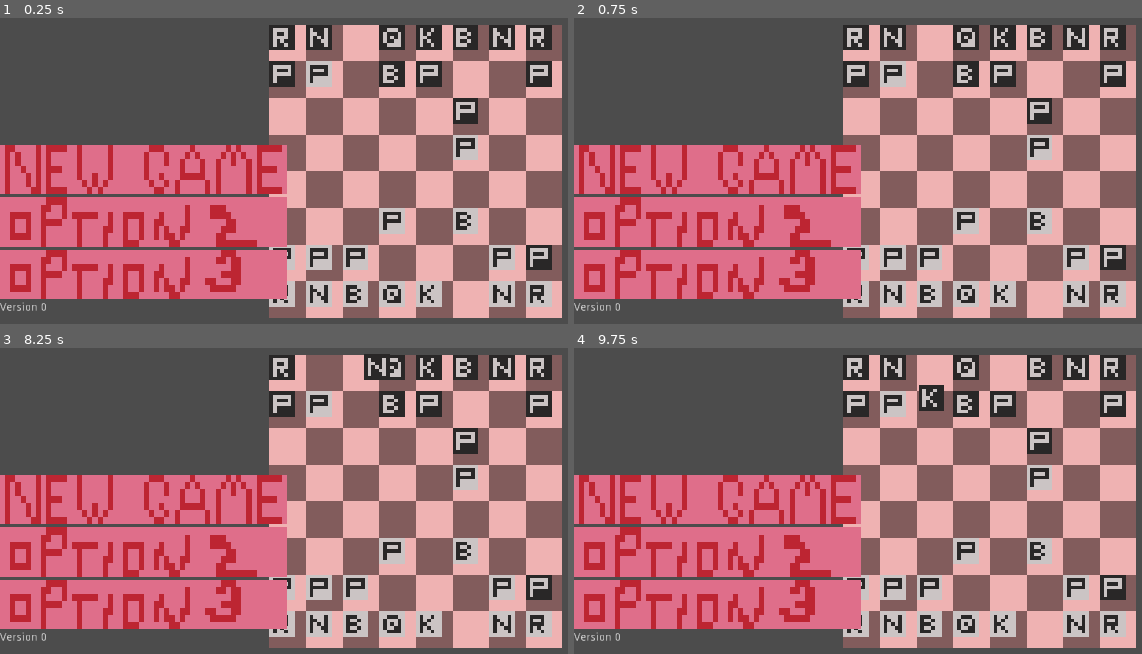
Above: before the commit, frames 1-4 (two rows, left to right).
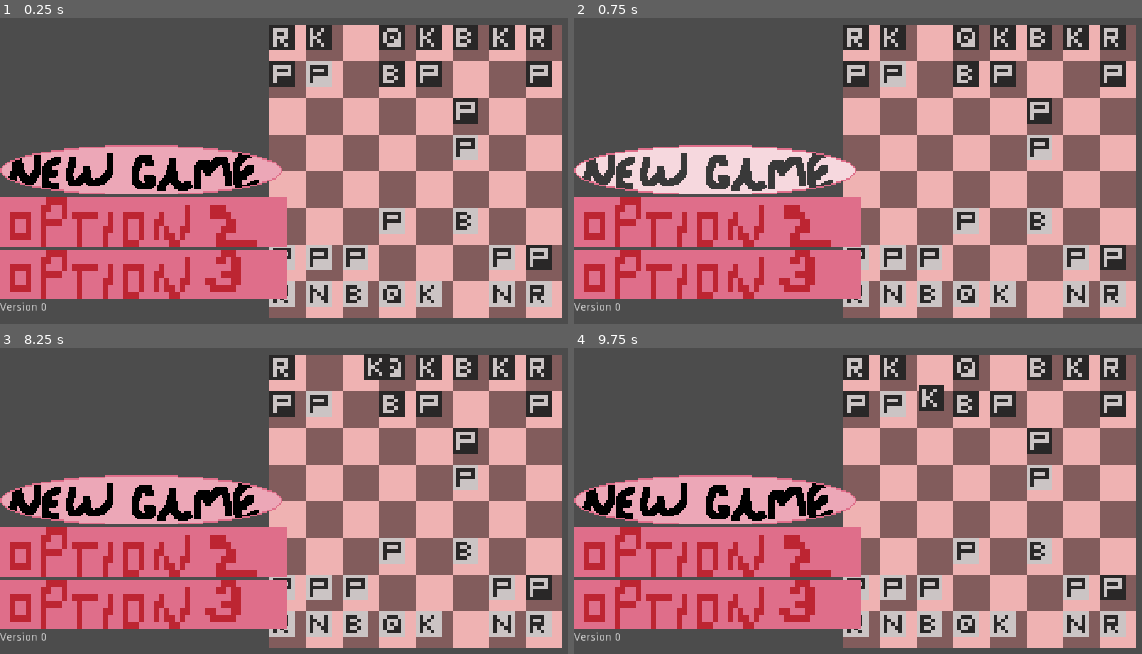
Above: after the commit, the same moments.

Repository: BumboBlast/godot-chess-engine
Game: Godot game, scene res://Game.tscn
Two runs of this game, one before a commit and one after it. Both use one fixed random seed, a clock stepped at 60 frames per second and the inputs below.
Inputs (mouse positions are in pixels of both pictures, inside the frame that each line leads up to):
- Up to frame 1 (0.25 s): no input
- Up to frame 2 (0.75 s): click (716, 171) at 0.5 s
- Up to frame 3 (8.25 s): click (142, 501) at 1.25 s; click (142, 553) at 2 s; click (142, 605) at 2.75 s; click (142, 553) at 3.5 s; click (142, 605) at 4.25 s; click (142, 501) at 5 s; click (142, 553) at 5.75 s; click (142, 605) at 6.5 s; tap Enter at 7.25 s; drag from (284, 366) to (499, 366) at 7.27 s; tap Space at 8 s; drag from (318, 366) to (539, 366) at 8.02 s
- Up to frame 4 (9.75 s): move the mouse to (965, 366) at 8.77 s; click (965, 366) at 8.92 s; tap Enter at 9.5 s; drag from (1000, 366) to (733, 482) at 9.52 s

The runs differ from the first frame. In frame 1, 8.0% of the frame differs, in the area x 0-90%, y 3-58%; in frame 2, 8.0%; in frame 3, 8.0%; in frame 4, 8.0%.

Commit message:
added new game button (art)

Diff:
--- a/Board.tscn
+++ b/Board.tscn
@@ -2,7 +2,7 @@
 
 [ext_resource path="res://AllPieces.gd" type="Script" id=1]
 [ext_resource path="res://Piece.tscn" type="PackedScene" id=2]
-[ext_resource path="res://art/boardPinkMaroonNOBORDERS.png" type="Texture" id=3]
+[ext_resource path="res://art/chess/boardPinkMaroonNOBORDERS.png" type="Texture" id=3]
 [ext_resource path="res://Board.gd" type="Script" id=5]
 
 [node name="Board" type="Sprite"]
--- a/Piece.gd
+++ b/Piece.gd
@@ -60,18 +60,18 @@
 func find_spritepath(pieceName: String):
 
 	if (parity):
-		if ("Pawn" in pieceName): return "res://art/debug_pawn_black.png"
-		if ("Knight" in pieceName): return "res://art/debug_knight_black.png"
-		if ("Bishop" in pieceName): return "res://art/debug_bishop_black.png"
-		if ("Rook" in pieceName): return "res://art/debug_rook_black.png"
-		if ("King" in pieceName): return "res://art/debug_king_black.png"
-		if ("Queen" in pieceName): return "res://art/debug_queen_black.png"
-	if ("Pawn" in pieceName): return "res://art/debug_pawn_white.png"
-	if ("Knight" in pieceName): return "res://art/debug_knight_white.png"
-	if ("Bishop" in pieceName): return "res://art/debug_bishop_white.png"
-	if ("Rook" in pieceName): return "res://art/debug_rook_white.png"
-	if ("King" in pieceName): return "res://art/debug_king_white.png"
-	if ("Queen" in pieceName): return "res://art/debug_queen_white.png"
+		if ("Pawn" in pieceName): return "res://art/chess/debug_pawn_black.png"
+		if ("Knight" in pieceName): return "res://art/chess/debug_king_black.png"
+		if ("Bishop" in pieceName): return "res://art/chess/debug_bishop_black.png"
+		if ("Rook" in pieceName): return "res://art/chess/debug_rook_black.png"
+		if ("King" in pieceName): return "res://art/chess/debug_king_black.png"
+		if ("Queen" in pieceName): return "res://art/chess/debug_queen_black.png"
+	if ("Pawn" in pieceName): return "res://art/chess/debug_pawn_white.png"
+	if ("Knight" in pieceName): return "res://art/chess/debug_knight_white.png"
+	if ("Bishop" in pieceName): return "res://art/chess/debug_bishop_white.png"
+	if ("Rook" in pieceName): return "res://art/chess/debug_rook_white.png"
+	if ("King" in pieceName): return "res://art/chess/debug_king_white.png"
+	if ("Queen" in pieceName): return "res://art/chess/debug_queen_white.png"
 
 
 
--- a/Piece.tscn
+++ b/Piece.tscn
@@ -1,6 +1,6 @@
 [gd_scene load_steps=4 format=2]
 
-[ext_resource path="res://art/debugPiecesSpriteSheet1.png" type="Texture" id=1]
+[ext_resource path="res://art/chess/debugPiecesSpriteSheet1.png" type="Texture" id=1]
 [ext_resource path="res://Piece.gd" type="Script" id=2]
 
 [sub_resource type="RectangleShape2D" id=1]
--- a/Promote Menu.tscn
+++ b/Promote Menu.tscn
@@ -1,11 +1,11 @@
 [gd_scene load_steps=7 format=2]
 
 [ext_resource path="res://Promote Menu.gd" type="Script" id=1]
-[ext_resource path="res://art/debug_queen_black.png" type="Texture" id=2]
-[ext_resource path="res://art/debug_bishop_black.png" type="Texture" id=3]
-[ext_resource path="res://art/debug_knight_black.png" type="Texture" id=4]
-[ext_resource path="res://art/debug_rook_black.png" type="Texture" id=5]
-[ext_resource path="res://art/debug_confirm_promotion.png" type="Texture" id=6]
+[ext_resource path="res://art/chess/debug_queen_black.png" type="Texture" id=2]
+[ext_resource path="res://art/chess/debug_bishop_black.png" type="Texture" id=3]
+[ext_resource path="res://art/chess/debug_knight_black.png" type="Texture" id=4]
+[ext_resource path="res://art/chess/debug_rook_black.png" type="Texture" id=5]
+[ext_resource path="res://art/chess/debug_confirm_promotion.png" type="Texture" id=6]
 
 [node name="Promote Menu" type="Control"]
 margin_left = 321.0
--- a/UI.tscn
+++ b/UI.tscn
@@ -1,8 +1,10 @@
-[gd_scene load_steps=4 format=2]
+[gd_scene load_steps=6 format=2]
 
-[ext_resource path="res://art/debug_new_game.png" type="Texture" id=1]
-[ext_resource path="res://art/debug_option_2.png" type="Texture" id=2]
-[ext_resource path="res://art/debug_option_3.png" type="Texture" id=3]
+[ext_resource path="res://art/Menu/debug_new_game_unpressed.png" type="Texture" id=1]
+[ext_resource path="res://art/Menu/debug_option_2.png" type="Texture" id=2]
+[ext_resource path="res://art/Menu/debug_option_3.png" type="Texture" id=3]
+[ext_resource path="res://art/Menu/debug_new_game_hovered.png" type="Texture" id=4]
+[ext_resource path="res://art/Menu/debug_new_game_pressed.png" type="Texture" id=5]
 
 [node name="UI" type="MarginContainer"]
 margin_right = 429.0
@@ -38,6 +40,8 @@
 margin_bottom = 63.0
 size_flags_vertical = 3
 texture_normal = ExtResource( 1 )
+texture_pressed = ExtResource( 5 )
+texture_hover = ExtResource( 4 )
 expand = true
 
 [node name="Something" type="TextureButton" parent="HBoxContainer/Main Menu/Menu Options"]
Renamed: art/debug_new_game.png -> art/Menu/debug_new_game.png
Not shown, added: art/Menu/debug_new_game.png.import
Binary file added: art/Menu/debug_new_game_hovered.png
Not shown, added: art/Menu/debug_new_game_hovered.png.import
Binary file added: art/Menu/debug_new_game_pressed.png
Not shown, added: art/Menu/debug_new_game_pressed.png.import
Binary file added: art/Menu/debug_new_game_unpressed.png
Not shown, added: art/Menu/debug_new_game_unpressed.png.import
Renamed: art/debug_option_2.png -> art/Menu/debug_option_2.png
Not shown, added: art/Menu/debug_option_2.png.import
Renamed: art/debug_option_3.png -> art/Menu/debug_option_3.png
Not shown, added: art/Menu/debug_option_3.png.import
(and 56 more such lines)
